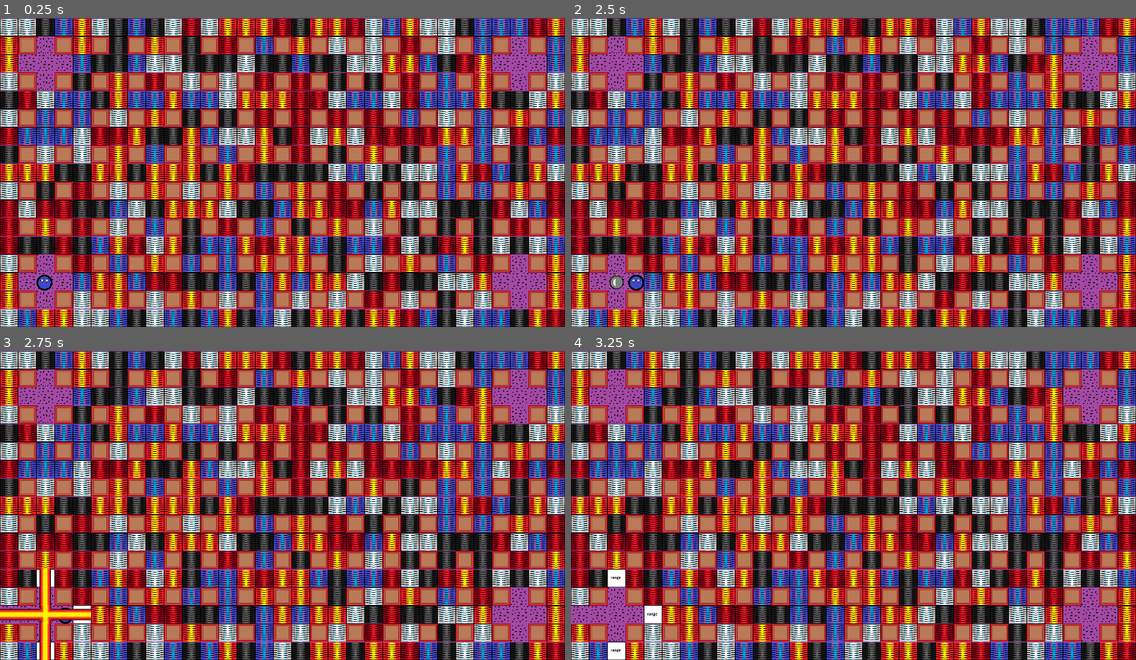
Above: before the commit, frames 1-4 (two rows, left to right).
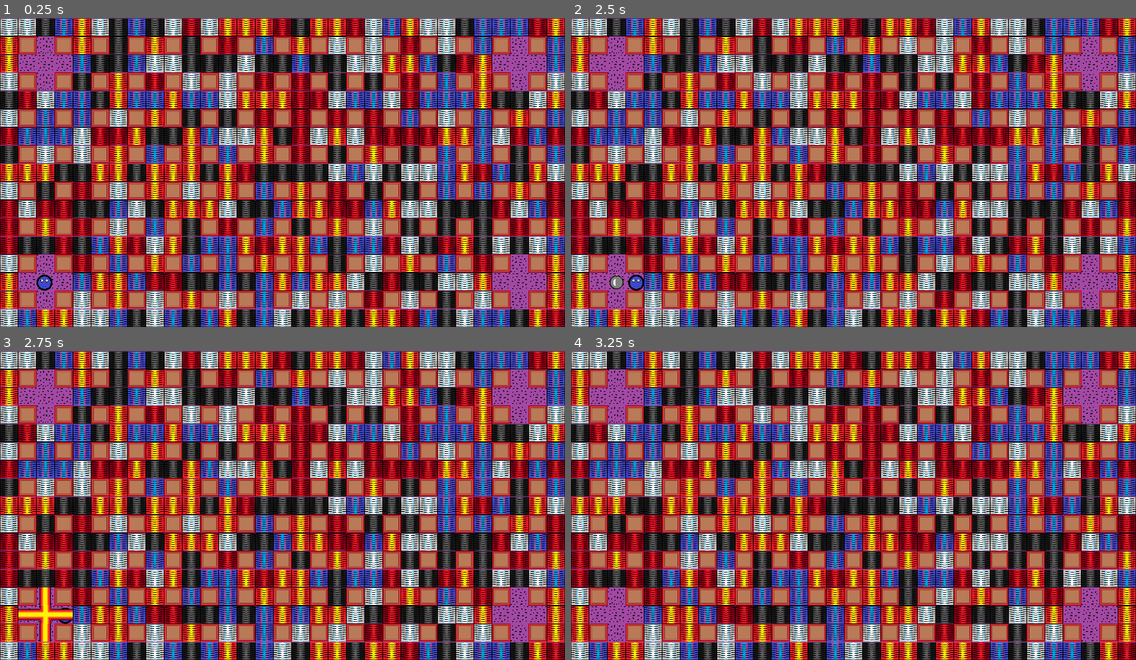
Above: after the commit, the same moments.

Repository: Xeviz/bomberman-remake-project
Game: Godot game, scene res://GameRoom.tscn
Same seed, same stepped clock (60 frames per second), same inputs: the game is played once before the commit and once after it. The project has no main scene, so this scene is started directly.
Inputs:
- Up to frame 1 (0.25 s): no input
- Up to frame 2 (2.5 s): tap Enter at 0.5, 2 s; hold Right (ui_right) 0.53-1.28 s; tap Space (bomb_placed) at 0.6, 1.25, 1.35, 2.1 s; hold Down (ui_down) 1.28-2.03 s; hold Right (ui_right) from 2.03 s (still down)
- Up to frame 3 (2.75 s): keep holding Right (ui_right)
- Up to frame 4 (3.25 s): release Right (ui_right) at 2.78 s; hold Up (ui_up) from 2.78 s (still down); tap Space (bomb_placed) at 2.85 s

Frames 1-2 are identical in both runs. In frame 3, 0.7% of the frame differs, in the area x 0-17%, y 70-100%; in frame 4, 0.7%.

Commit message:
picking up upgrades

Diff:
--- a/Bomb.gd
+++ b/Bomb.gd
@@ -1,7 +1,7 @@
 extends CharacterBody2D
 
 var time_to_explode = 2
-var bomb_range = 2
+var bomb_range = 1
 var player_name = "1"
 
 
--- a/DroppedUpgrade.gd
+++ b/DroppedUpgrade.gd
@@ -1,8 +1,8 @@
 extends CharacterBody2D
 var type = randi_range(0,2)
+var bodies = []
 
 func _ready():
-	get_node("CollisionShape2D").disabled = true
 	if type == 0:
 		get_node("AnimatedSprite2D").play("amount")
 	elif type == 1:
@@ -14,8 +14,19 @@
 	position.x = (cell.x*50)+25
 	position.y = (cell.y*50)+25
 
+func get_picked_up():
+	if type == 0:
+		bodies[0].upgrade_amount()
+	elif type == 1:
+		bodies[0].upgrade_range()
+	elif type == 2:
+		bodies[0].upgrade_speed()
+	get_tree().root.get_node("GameRoom").remove_child(self)
+	queue_free()
 
 func _physics_process(delta):
-
+	bodies = get_node("Area2D").get_overlapping_bodies()
+	if bodies != []:
+		get_picked_up()
 
 	pass
--- a/DroppedUpgrade.tscn
+++ b/DroppedUpgrade.tscn
@@ -43,14 +43,17 @@
 }]
 
 [sub_resource type="CircleShape2D" id="CircleShape2D_54iw3"]
-radius = 13.9284
+radius = 20.2237
 
 [node name="DroppedUpgrade" type="CharacterBody2D"]
+z_index = -1
 script = ExtResource("1_4nemb")
 
 [node name="AnimatedSprite2D" type="AnimatedSprite2D" parent="."]
 sprite_frames = SubResource("SpriteFrames_up88x")
 animation = &"range"
 
-[node name="CollisionShape2D" type="CollisionShape2D" parent="."]
+[node name="Area2D" type="Area2D" parent="." groups=["UpgradesGroup"]]
+
+[node name="CollisionShape2D" type="CollisionShape2D" parent="Area2D"]
 shape = SubResource("CircleShape2D_54iw3")
--- a/player.gd
+++ b/player.gd
@@ -2,6 +2,7 @@
 
 var DESTRUCTIBLE_BLOCKS = [Vector2i(0,2), Vector2i(1,2), Vector2i(2,2), Vector2i(3,2), Vector2i(4,2)]
 var speed = 100.0
+var bombs_range = 1
 var bombs_limit = 1
 var bombs_placed_amount = 0
 var player_map_position = Vector2i(0,0)
@@ -12,6 +13,14 @@
 var gravity = ProjectSettings.get_setting("physics/2d/default_gravity")
 @onready var tilemap = get_tree().root.get_node("GameRoom").get_node("GameMap")
 
+func upgrade_speed():
+	speed += 50.0
+
+func upgrade_amount():
+	bombs_limit += 1
+
+func upgrade_range():
+	bombs_range += 1
 
 func change_facing_direction():
 	if Input.is_action_pressed("ui_left"):
@@ -42,6 +51,7 @@
 	if Input.is_action_just_pressed("bomb_placed") and bombs_placed_amount < bombs_limit:
 		var player_bomb = preload("res://Bomb.tscn").instantiate()
 		var spawn_position = tilemap.map_to_local(player_map_position)
+		player_bomb.bomb_range = bombs_range
 		get_tree().root.add_child(player_bomb)
 		player_bomb.global_position = spawn_position
 		bombs_placed_amount+=1
